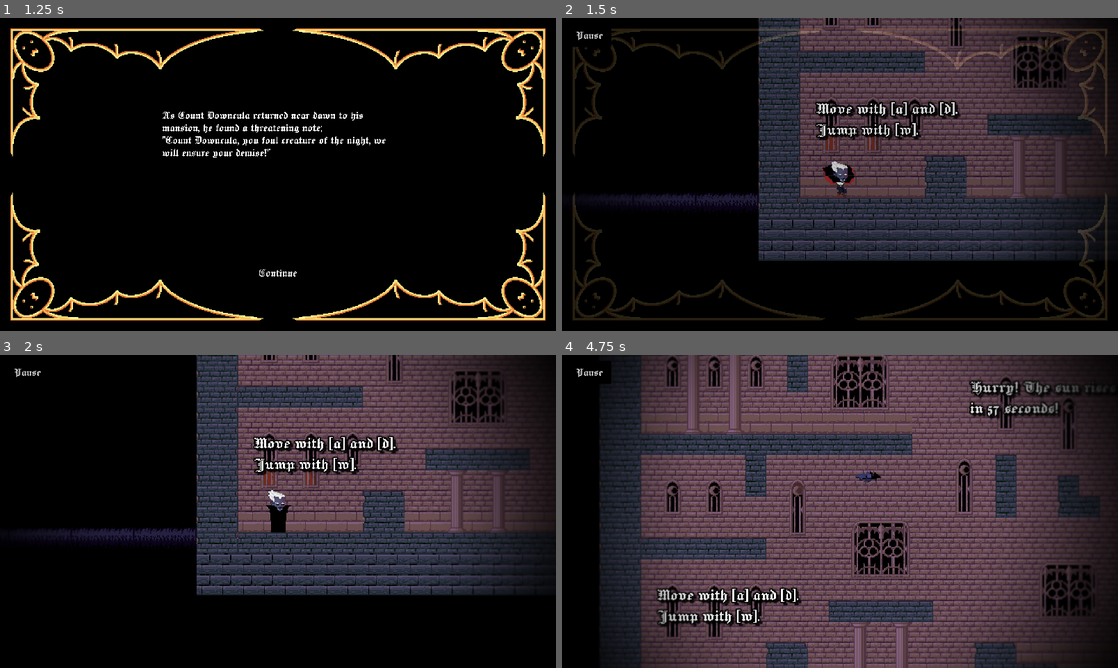
Above: before the commit, frames 1-4 (two rows, left to right).
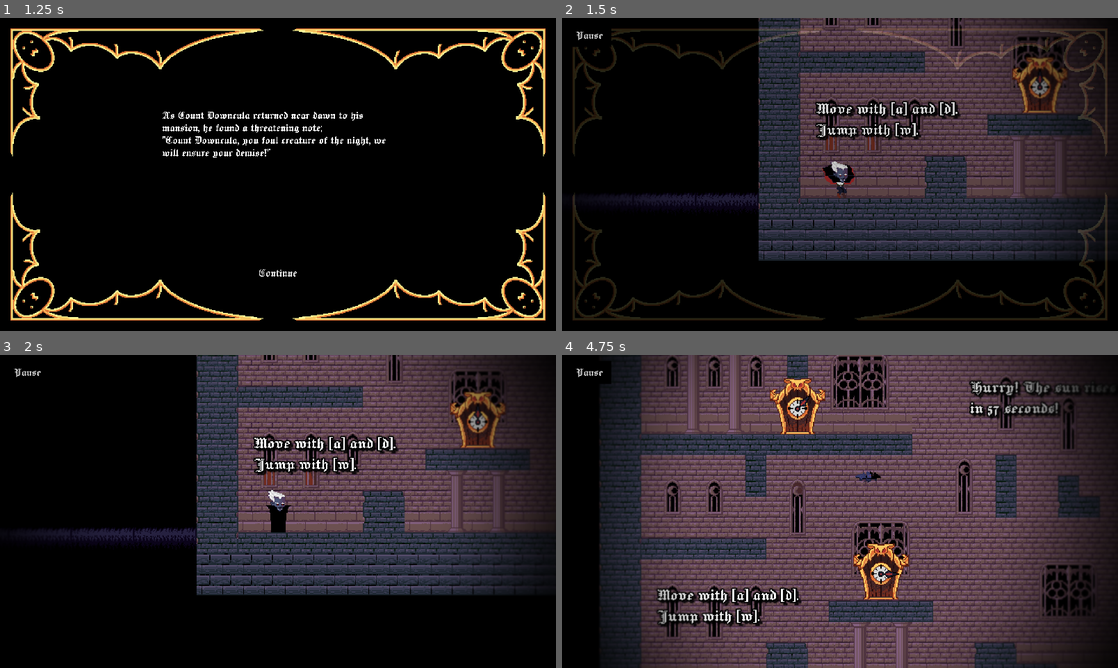
Above: after the commit, the same moments.

Repository: Agecaf/gmtk26-jamgame
Game: Godot game, scene res://main.tscn
The game is run twice, just before and just after one commit, with the same random seed, the same clock (stepped at 60 frames per second) and the same inputs.
Inputs:
- Up to frame 1 (1.25 s): click "New Game" at 0.5 s
- Up to frame 2 (1.5 s): click "Continue" at 1.25 s
- Up to frame 3 (2 s): no input
- Up to frame 4 (4.75 s): tap Enter (ui_accept) at 2, 2.75 s; hold S (crouch) 2.03-2.78 s; hold D (right) 2.03-3.53 s; tap W (jump) at 2.27, 3.02, 4.52 s; tap Backspace at 2.85 s; hold A (left) 3.53-4.28 s; tap Delete at 3.6 s; hold D (right) from 4.28 s (still down); tap Keypad Enter at 4.35 s

Frame 1 is identical in both runs. In frame 2, 1.0% of the frame differs, in the area x 80-91%, y 12-31%; in frame 3, 1.1%; in frame 4, 2.4%, in the area x 37-63%, y 7-79%.

Commit message:
Clock doors implementation

Diff:
--- /dev/null
+++ b/game/other_objects/clock_door/clock_door.gd
@@ -0,0 +1,58 @@
+class_name ClockDoor extends Node2D
+
+@onready var door: Sprite2D = %Door
+@onready var dial: Sprite2D = %DoorDial
+@onready var collision_shape: CollisionShape2D = %CollisionShape
+@onready var asp: AudioStreamPlayer2D = %ASP
+
+@export var long_or_short: bool = false
+
+var open_sfx = preload("res://assets/audio/sfx/clock_door_opens.wav")
+var tick_sfx = preload("res://assets/audio/sfx/clock_tick_60bpm.wav")
+
+var max_time: float = 0.0
+var t: float = 8.0
+var started: bool = false
+var opened: bool = false
+var target_dial_rotation: float = 0.0
+
+func _ready() -> void:
+	if long_or_short: max_time = 8.0
+	else: max_time = 4.0
+	t = max_time
+
+func _process(delta: float) -> void:
+
+	# Advance time only if started
+	if started or opened: t -= delta
+
+	# Check for player proximity to start the timer
+	if not started and not opened:
+		if Game.player.position.distance_to(position) < 80.0:
+			started = true
+			asp.stream = tick_sfx
+			asp.play()
+
+	# Open door
+	if t <= 0 and started:
+		started = false
+		opened = true
+		t = 0
+		collision_shape.disabled = true
+		# Sfx
+		asp.stop()
+		asp.stream = open_sfx
+		asp.play()
+
+	# Rotate door dial
+	if started:
+		target_dial_rotation = -TAU * (floor(t) / max_time)
+		dial.rotation = lerp_angle(target_dial_rotation, dial.rotation, exp(- delta * 20.0))
+
+	# Opening animation
+	if opened:
+		door.frame = clampi(floor(-t * 5.0), 0, 3)
+		dial.modulate = Color(1.0, 1.0, 1.0, 1.0 - clampi(floor(-t * 5.0), 0, 3) / 3.0)
+		door.modulate = Color(1.0, 1.0, 1.0, 1.0 - clampi(floor(-t * 5.0 - 2.0), 0, 3) / 3.0)
+
+	pass
--- /dev/null
+++ b/game/other_objects/clock_door/clock_door.tscn
@@ -0,0 +1,38 @@
+[gd_scene format=3 uid="uid://bpqt42431745s"]
+
+[ext_resource type="Texture2D" uid="uid://bgylv6xavuq2i" path="res://assets/art/objects/door_anim.png" id="1_rpii7"]
+[ext_resource type="Script" uid="uid://463ybaelh3ip" path="res://game/other_objects/clock_door/clock_door.gd" id="1_yy3q1"]
+[ext_resource type="Texture2D" uid="uid://c3uo17dxslqic" path="res://assets/art/objects/door_dial.png" id="2_yy3q1"]
+
+[sub_resource type="RectangleShape2D" id="RectangleShape2D_kafe6"]
+size = Vector2(24, 48)
+
+[node name="ClockDoor" type="Node2D" unique_id=97055137]
+script = ExtResource("1_yy3q1")
+
+[node name="Door" type="Sprite2D" parent="." unique_id=1256824550]
+unique_name_in_owner = true
+position = Vector2(0, -32)
+texture = ExtResource("1_rpii7")
+hframes = 4
+
+[node name="DoorDial" type="Sprite2D" parent="." unique_id=1431727122]
+unique_name_in_owner = true
+position = Vector2(0, -29)
+texture = ExtResource("2_yy3q1")
+offset = Vector2(0, -9)
+
+[node name="ASP" type="AudioStreamPlayer2D" parent="." unique_id=1718494953]
+unique_name_in_owner = true
+position = Vector2(0, -32)
+max_distance = 500.0
+
+[node name="StaticBody" type="StaticBody2D" parent="." unique_id=877003603]
+position = Vector2(0, -32)
+collision_layer = 65536
+collision_mask = 9
+
+[node name="CollisionShape" type="CollisionShape2D" parent="StaticBody" unique_id=1463563458]
+unique_name_in_owner = true
+position = Vector2(0, 8)
+shape = SubResource("RectangleShape2D_kafe6")
--- a/test/agecaf/test_level/agecaf_test_level_2.tscn
+++ b/test/agecaf/test_level/agecaf_test_level_2.tscn
@@ -8,6 +8,7 @@
 [ext_resource type="TileSet" uid="uid://ds4liq7hnl275" path="res://assets/art/tilesets/tileset_final_a_walls.tres" id="4_a7d0l"]
 [ext_resource type="Script" uid="uid://cun0k4l3hgyy0" path="res://game/player/player_camera.gd" id="5_ekd6w"]
 [ext_resource type="PackedScene" uid="uid://cpbw0ty622icd" path="res://game/game_text/game_text.tscn" id="8_6wr6l"]
+[ext_resource type="PackedScene" uid="uid://bpqt42431745s" path="res://game/other_objects/clock_door/clock_door.tscn" id="9_ekd6w"]
 
 [sub_resource type="ShaderMaterial" id="ShaderMaterial_6wr6l"]
 shader = ExtResource("2_553nx")
@@ -45,6 +46,14 @@
 text = "Hurry! The sun rises
 in {time} seconds!"
 
+[node name="ClockDoor" parent="." unique_id=97055137 instance=ExtResource("9_ekd6w")]
+position = Vector2(324, 382)
+long_or_short = true
+
+[node name="ClockDoor2" parent="." unique_id=1947932871 instance=ExtResource("9_ekd6w")]
+position = Vector2(228, 192)
+long_or_short = true
+
 [node name="Player" parent="." unique_id=960145280 instance=ExtResource("4_6wr6l")]
 position = Vector2(94, 451)
 collision_mask = 4294901761
Binary file added: assets/art/objects/door_anim.png
Not shown, added: assets/art/objects/door_anim.png.import
Binary file added: assets/art/objects/door_dial.png
Not shown, added: assets/art/objects/door_dial.png.import
Not shown, added: game/other_objects/clock_door/clock_door.gd.uid
